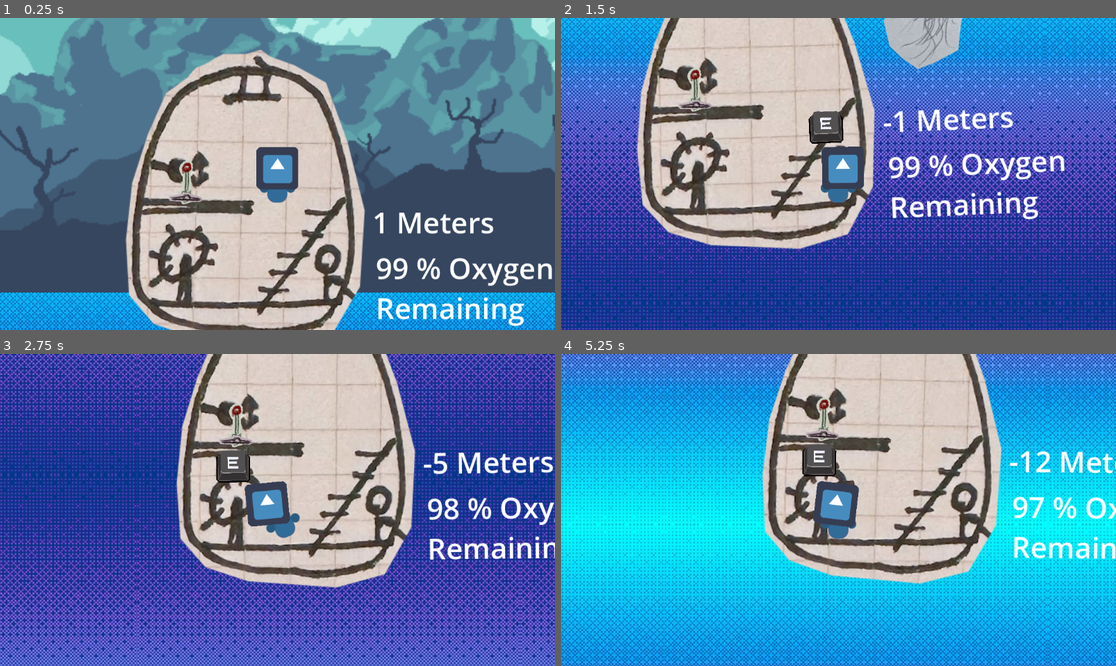
Above: before the commit, frames 1-4 (two rows, left to right).
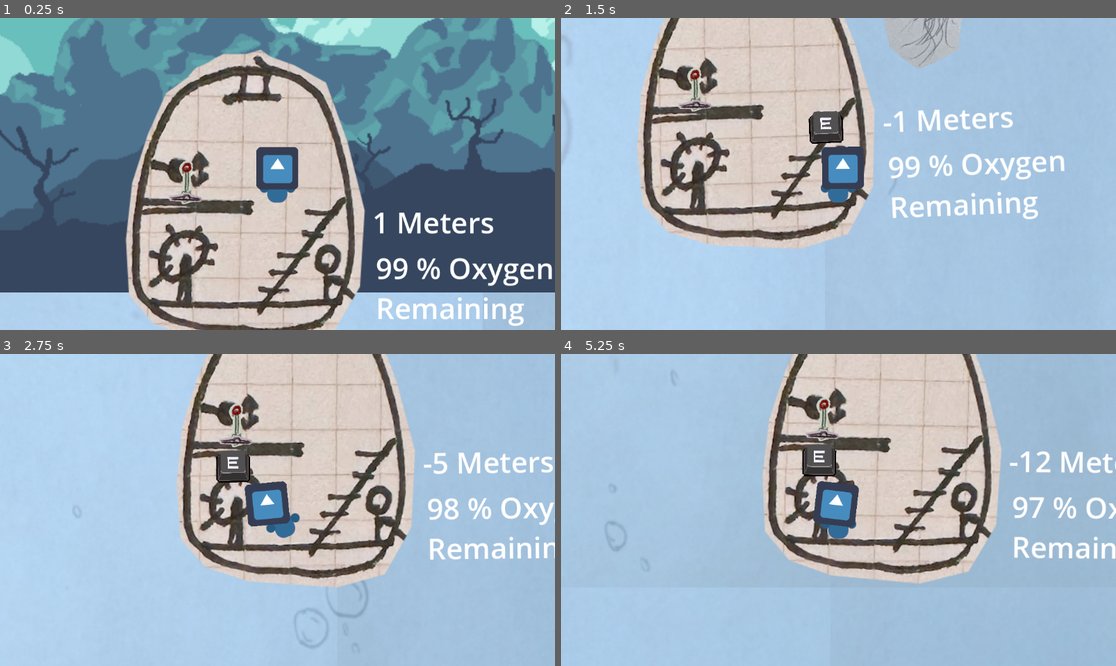
Above: after the commit, the same moments.

Repository: calzila/GGJ_2025
Game: Godot game, scene res://Overworld.tscn
The game is run twice, just before and just after one commit, with the same random seed, the same clock (stepped at 60 frames per second) and the same inputs. The engine's default icon, where the game draws it, is replaced by a stand-in: a white triangle on a blue panel in a dark square.
Inputs:
- Up to frame 1 (0.25 s): no input
- Up to frame 2 (1.5 s): tap Enter (ui_accept) at 0.5, 0.77 s; hold D (move_right) from 0.53 s (still down); tap E (Grab) at 0.6, 1.35 s
- Up to frame 3 (2.75 s): tap Enter (ui_accept) at 1.52 s; release D (move_right) at 2.03 s; hold A (move_left) from 2.03 s (still down); tap E (Grab) at 2.1 s
- Up to frame 4 (5.25 s): release A (move_left) at 2.78 s; hold D (move_right) 2.78-4.28 s; tap E (Grab) every 0.75 s from 2.85 to 5.1 s; tap Enter (ui_accept) at 3.02, 3.77, 4.52 s; hold A (move_left) 4.28-5.03 s; hold D (move_right) from 5.03 s (still down)

The runs differ from the first frame. In frame 1, 7.2% of the frame differs, in the area x 0-100%, y 87-100%; in frame 2, 69%; in frame 3, 70%; in frame 4, 71%, in the area x 0-100%, y 0-100%.
Error in both runs: Invalid assignment of property or key 'playerIsHolding' with value of type 'bool' on a base object of type 'Nil'. (res://grabber.gd:46)

Commit message:
Improving the visual style of the water

Diff:
--- a/Overworld.tscn
+++ b/Overworld.tscn
@@ -4,10 +4,10 @@
 [ext_resource type="PackedScene" uid="uid://cmxn8qk06my2q" path="res://TheSub.tscn" id="1_q3hvh"]
 [ext_resource type="PackedScene" uid="uid://drfnwotp86vlp" path="res://Character.tscn" id="2_rullj"]
 [ext_resource type="Texture2D" uid="uid://cijvwwyrvhdpw" path="res://Parallex/parallax-00.png" id="4_cvemf"]
+[ext_resource type="Texture2D" uid="uid://clcw146dx8jdl" path="res://Bubbles_background.png" id="4_dds6t"]
 [ext_resource type="Texture2D" uid="uid://cjmvhf8me685y" path="res://Parallex/parallax-01.png" id="5_ie6se"]
 [ext_resource type="Texture2D" uid="uid://doa7t4ba5vxde" path="res://Parallex/parallax-02.png" id="6_uq5kq"]
 [ext_resource type="Texture2D" uid="uid://b5fla0oquc81w" path="res://Parallex/parallax-03.png" id="7_icu8u"]
-[ext_resource type="Texture2D" uid="uid://blnccghqrxuk4" path="res://Parallex/Dither_Underwater.png" id="7_sss20"]
 [ext_resource type="PackedScene" uid="uid://db4ecvxjd0bvg" path="res://Fish.tscn" id="9_45ve4"]
 
 [node name="WorldRoot" type="Node2D"]
@@ -20,13 +20,14 @@
 position = Vector2(75, -208)
 
 [node name="Underwater" type="Sprite2D" parent="."]
-z_index = -7
+modulate = Color(1, 1, 1, 0.431373)
+z_index = -3
 z_as_relative = false
 texture_filter = 1
 texture_repeat = 3
 position = Vector2(-30, 0)
 scale = Vector2(2, 2)
-texture = ExtResource("7_sss20")
+texture = ExtResource("4_dds6t")
 centered = false
 offset = Vector2(-3500, 0)
 region_enabled = true
@@ -40,6 +41,7 @@
 motion_mirroring = Vector2(1440, 0)
 
 [node name="Sprite2D" type="Sprite2D" parent="ParallaxBackground/ParallaxLayer"]
+z_index = 17
 scale = Vector2(3, 4.53)
 texture = ExtResource("4_cvemf")
 centered = false
@@ -50,6 +52,7 @@
 motion_mirroring = Vector2(4320, 0)
 
 [node name="Sprite2D" type="Sprite2D" parent="ParallaxBackground/Parallax2D2"]
+z_index = 17
 scale = Vector2(3, 3)
 texture = ExtResource("5_ie6se")
 centered = false
@@ -60,6 +63,7 @@
 motion_mirroring = Vector2(4320, 0)
 
 [node name="Sprite2D" type="Sprite2D" parent="ParallaxBackground/Parallax2D3"]
+z_index = 17
 scale = Vector2(3, 3)
 texture = ExtResource("6_uq5kq")
 centered = false
@@ -70,10 +74,38 @@
 motion_mirroring = Vector2(4320, 0)
 
 [node name="Sprite2D" type="Sprite2D" parent="ParallaxBackground/Parallax2D4"]
+z_index = 18
 scale = Vector2(3, 3)
 texture = ExtResource("7_icu8u")
 centered = false
 offset = Vector2(0, -360)
 
+[node name="ParallaxLayer2" type="ParallaxLayer" parent="ParallaxBackground"]
+texture_repeat = 3
+motion_scale = Vector2(0.5, 0.5)
+motion_mirroring = Vector2(2000, 2000)
+
+[node name="Sprite2D" type="Sprite2D" parent="ParallaxBackground/ParallaxLayer2"]
+z_index = -6
+texture_repeat = 3
+scale = Vector2(2, 2)
+texture = ExtResource("4_dds6t")
+centered = false
+offset = Vector2(0, -360)
+
+[node name="ParallaxLayer3" type="ParallaxLayer" parent="ParallaxBackground"]
+texture_repeat = 3
+motion_scale = Vector2(2, 2)
+motion_mirroring = Vector2(4000, 4000)
+
+[node name="Sprite2D" type="Sprite2D" parent="ParallaxBackground/ParallaxLayer3"]
+modulate = Color(0.592157, 0.827451, 1, 1)
+z_index = 14
+texture_repeat = 3
+scale = Vector2(4, 4)
+texture = ExtResource("4_dds6t")
+centered = false
+offset = Vector2(0, -360)
+
 [node name="Node2D" parent="." instance=ExtResource("9_45ve4")]
 position = Vector2(506, 330)
--- /dev/null
+++ b/UnderwaterSprite.gd
@@ -0,0 +1,10 @@
+extends Sprite2D
+
+
+# Called when the node enters the scene tree for the first time.
+func _ready() -> void:
+	self_modulate.a = 0.5
+
+# Called every frame. 'delta' is the elapsed time since the previous frame.
+func _process(delta: float) -> void:
+	pass
--- a/character.gd
+++ b/character.gd
@@ -49,9 +49,9 @@
 	else:
 		apply_central_force(direction * 100000 * delta)
 
-		# Self-oriantate the sub
-		var correctionTorque = -rotation * 10000000 * delta
-		apply_torque(correctionTorque)
+	# Self-oriantate the sub
+	var correctionTorque = -rotation * 10000000 * delta
+	apply_torque(correctionTorque)
 
 	# orient head to always face up
 	$Body/HeadAttachment/Head.global_rotation = $Body/HeadAttachment/Head.global_rotation + (0 - $Body/HeadAttachment/Head.global_rotation) * (delta * 7)
Binary file added: Bubbles_background.png
Not shown, added: Bubbles_background.png.import
